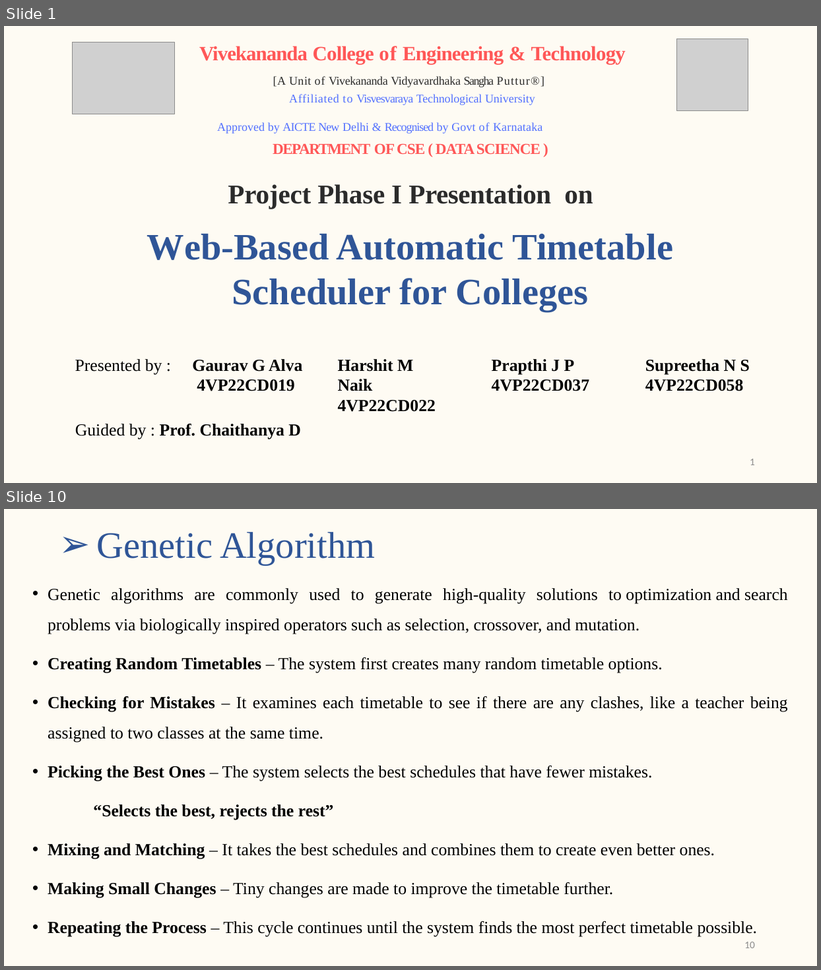
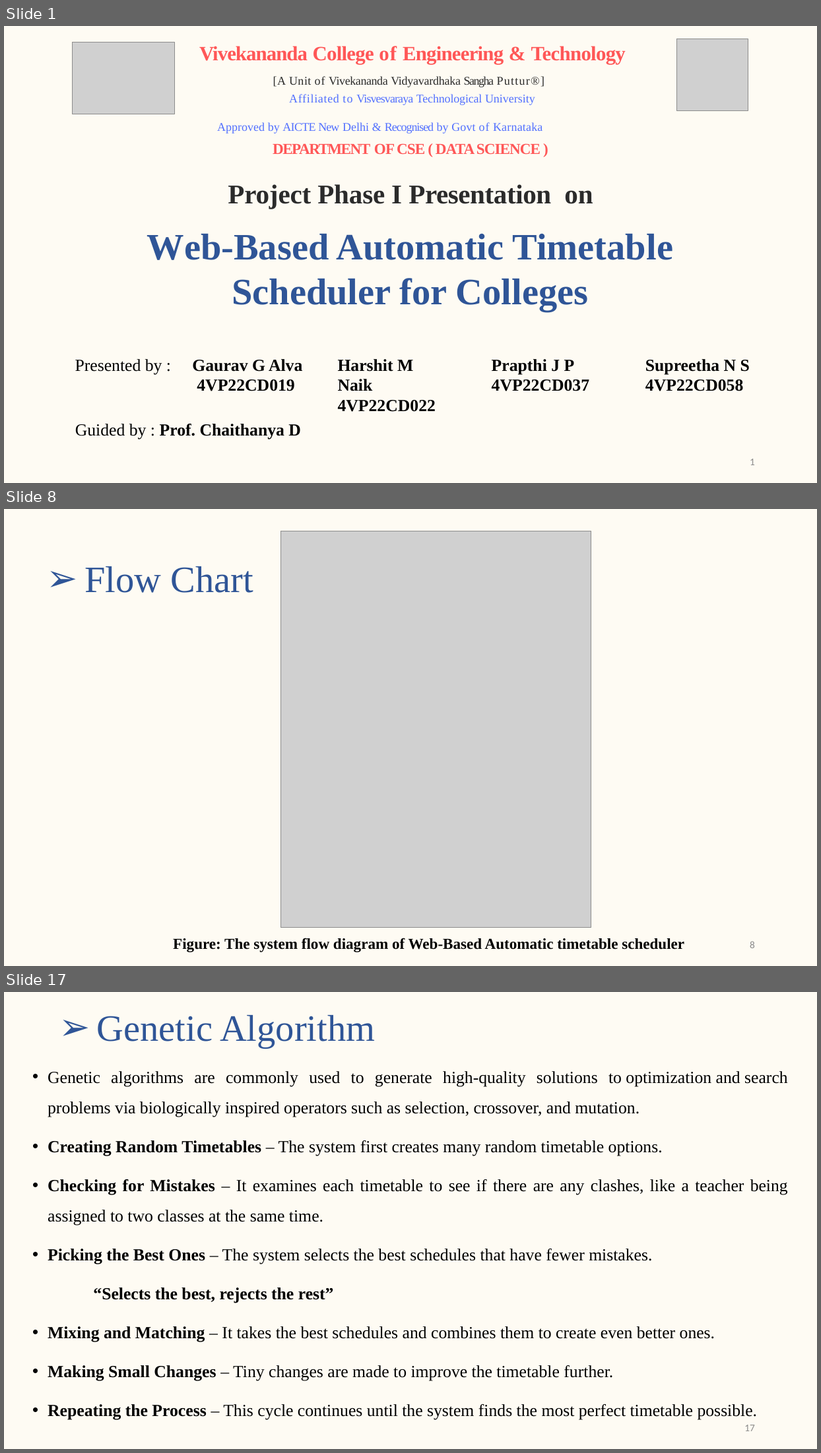
Before and after one commit to gaurav-g-alva/Collection, a slide deck: Project-Complete docs/Synopsis Presentation.pptx. Shown one above the other, each under a label of ours: slides 1 and 10 before the commit, slides 1, 8 and 17 after it; the slides between them are not shown. The pictures are 821x970 and 821x1453 pixels, drawn with LibreOffice and Linux fonts; fonts in the diff are those of the drawing; grey boxes stand for pictures. Boxes give left, top, right and bottom in pixels: in the first picture for what was removed or moved away, otherwise in the second. Text is boxed around its words. In the diff, an @@ line names an element or a change of style, - is before the commit and + after.

```diff
--- a/Project-Complete docs/Synopsis Presentation.pptx
+++ b/Project-Complete docs/Synopsis Presentation.pptx
@@ slide 8 added at box(4, 509, 817, 966), background #FEF9E8 at 51% opacity @@
@@ picture added at box(281, 531, 591, 928) @@
@@ title added at box(85, 566, 253, 593), 44 pt, text #2F5597 @@
+➢ Flow Chart
@@ text added at box(173, 938, 684, 953), 18 pt, text #000000, bold @@
+Figure: The system flow diagram of Web-Based Automatic timetable scheduler
@@ page number added at box(750, 941, 755, 949), 12 pt, text #8C8C8C @@
+8
@@ what was slide 10 is now slide 17 @@
@@ page number at box(745, 1425, 755, 1432): text changed @@
-10
+17
```
Also in this commit, not shown: 6 slides changed, 8 other slides added, 2 slides removed, 1 other file.
